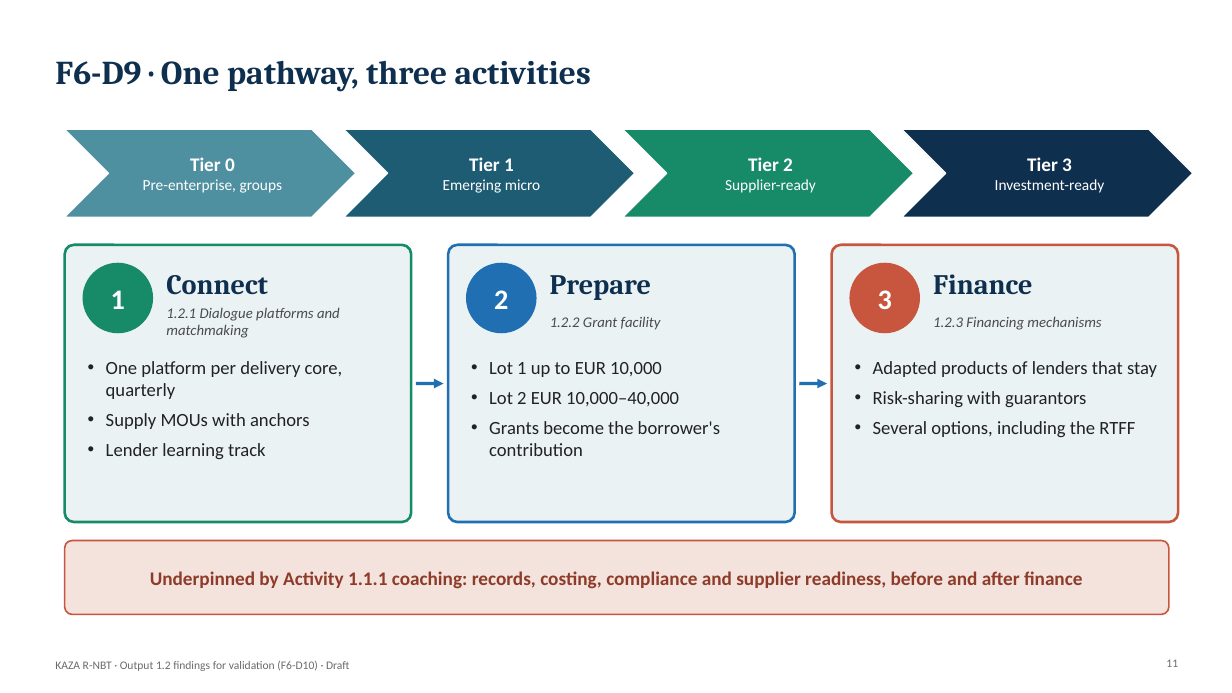
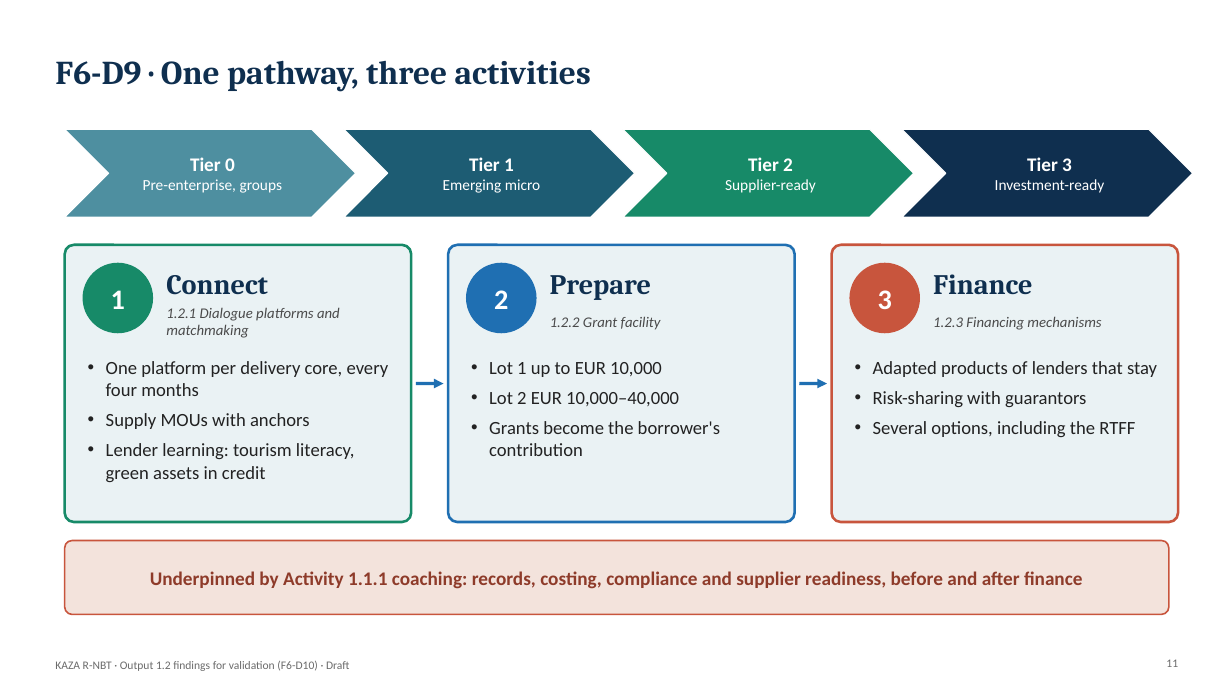
Before and after one commit to modestanz/GIZ-Works, a slide deck: slide 11 of deliverables/F6-D10_Output_1.2_Findings_for_Validation_by_Deliverable.pptx. Drawn at 1232x693 pixels with LibreOffice and Linux fonts; fonts in the diff are those of the drawing; background and template pictures are left out. Boxes give left, top, right and bottom in pixels: in the first picture for what was removed or moved away, otherwise in the second. Text is boxed around its words. In the diff, an @@ line names an element or a change of style, - is before the commit and + after.

```diff
--- a/deliverables/F6-D10_Output_1.2_Findings_for_Validation_by_Deliverable.pptx
+++ b/deliverables/F6-D10_Output_1.2_Findings_for_Validation_by_Deliverable.pptx
@@ text at [106,361,389,396]: text changed @@
-• One platform per delivery core, quarterly
+• One platform per delivery core, every four months
@@ text at [106,443,355,482]: text changed @@
-• Lender learning track
+• Lender learning: tourism literacy, green assets in credit
```
Also in this commit, not shown: 3 other slides changed, 1 slide added, 1 slide removed, 5 other files.
